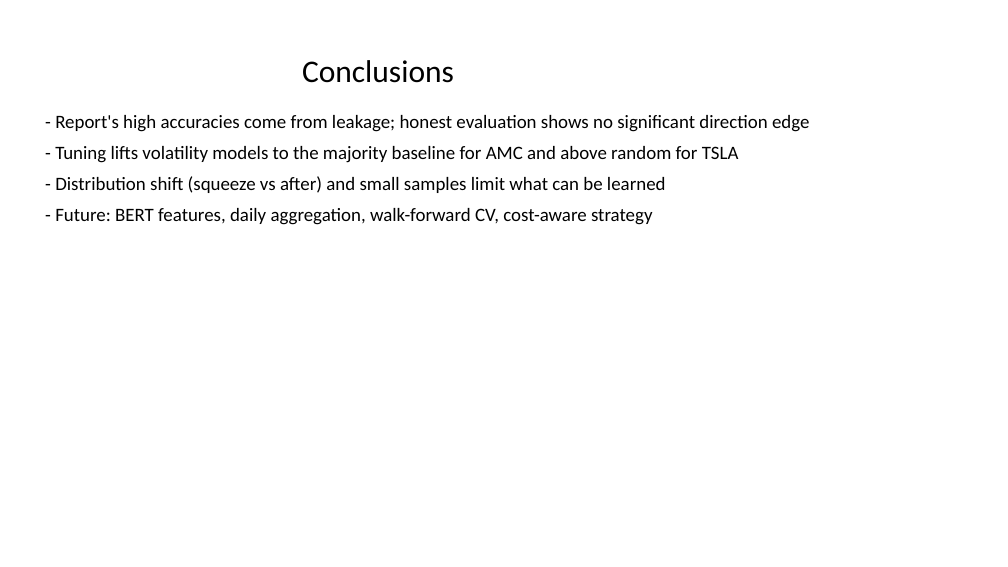
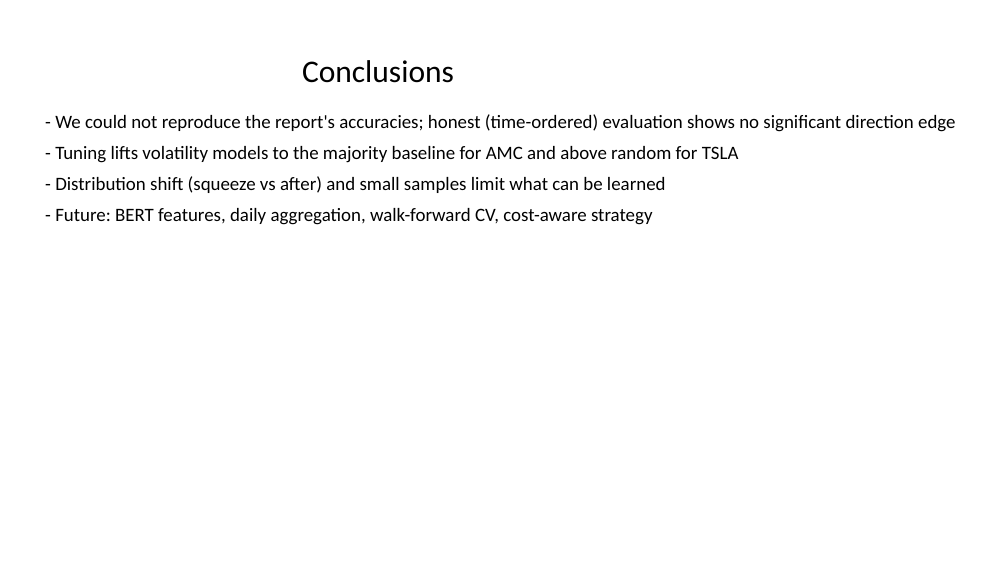
Before and after one commit to Prithvi-Aithal/wsb-market-prediction, a slide deck: slide 12 of docs/presentation.pptx. Drawn at 1008x567 pixels with LibreOffice and Linux fonts; fonts in the diff are those of the drawing. Boxes give left, top, right and bottom in pixels: in the first picture for what was removed or moved away, otherwise in the second. Text is boxed around its words. In the diff, an @@ line names an element or a change of style, - is before the commit and + after.

Commit message:
Soften leakage claim: likely, not proven, cause of mismatch with report

```diff
--- a/docs/presentation.pptx
+++ b/docs/presentation.pptx
@@ text at (55,114,955,132): text changed @@
-- Report's high accuracies come from leakage; honest evaluation shows no significant direction edge
+- We could not reproduce the report's accuracies; honest (time-ordered) evaluation shows no significant direction edge
```
Also in this commit, not shown: 1 other slide changed, 2 other files.
